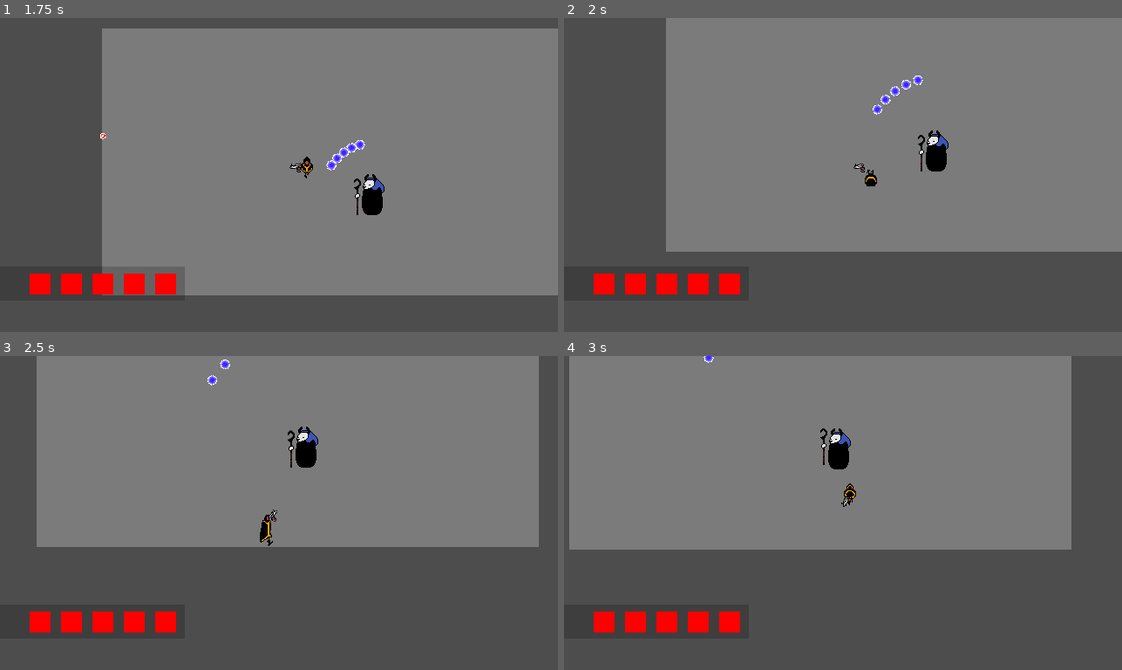
Above: before the commit, frames 1-4 (two rows, left to right).
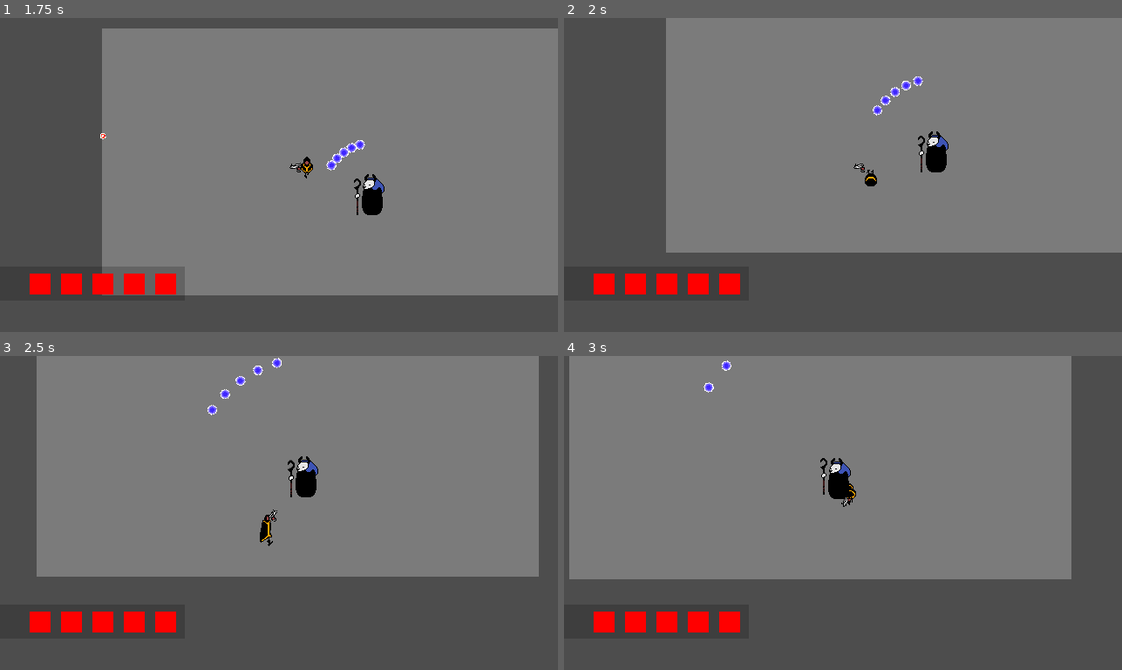
Above: after the commit, the same moments.

Repository: Lukko-Digital/WellesleyGameJam2024
Game: Godot game, scene res://src/main.tscn
The game is run twice, just before and just after one commit, with the same random seed, the same clock (stepped at 60 frames per second) and the same inputs.
Inputs (mouse positions are in pixels of both pictures, inside the frame that each line leads up to):
- Up to frame 1 (1.75 s): move the mouse to (401, 159) at 0.52 s; hold D (right) 0.53-1.28 s; hold Shift (roll) 0.53-1.28 s; move the mouse to (167, 190) at 1.27 s; hold S (down) from 1.28 s (still down); click (167, 190) at 1.35 s; tap Shift (roll) at 1.55 s
- Up to frame 2 (2 s): keep holding S (down)
- Up to frame 3 (2.5 s): move the mouse to (334, 443) at 2.02 s; release S (down) at 2.03 s; hold D (right) from 2.03 s (still down); hold Shift (roll) from 2.03 s (still down)
- Up to frame 4 (3 s): move the mouse to (815, 575) at 2.77 s; release D (right) at 2.78 s; release Shift (roll) at 2.78 s; hold W (up) from 2.78 s (still down); tap Shift (roll) at 2.85 s

Frame 1 is identical in both runs. In frame 2, 0.5% of the frame differs, in the area x 18-100%, y 18-75%; in frame 3, 9.6%, in the area x 6-97%, y 0-71%; in frame 4, 9.4%.

Commit message:
slowdown on dodge roll impact

Diff:
--- a/src/player/player.gd
+++ b/src/player/player.gd
@@ -42,7 +42,11 @@
 
 
 func handle_movement():
-	if rolling: return
+	if rolling:
+		if sprite.frame != 4:
+			return
+		velocity *= 0.9
+		return
 	var direction = Vector2(
 		Input.get_axis("left", "right"), Input.get_axis("up", "down")
 	).normalized()
--- a/src/player/player.tscn
+++ b/src/player/player.tscn
@@ -581,8 +581,7 @@
 [node name="AnimatedSprite2D" type="AnimatedSprite2D" parent="."]
 sprite_frames = SubResource("SpriteFrames_etwbb")
 animation = &"dodge_down"
-frame = 7
-frame_progress = 1.0
+frame = 5
 
 [node name="CollisionShape2D" type="CollisionShape2D" parent="."]
 shape = SubResource("CapsuleShape2D_rgnxm")
